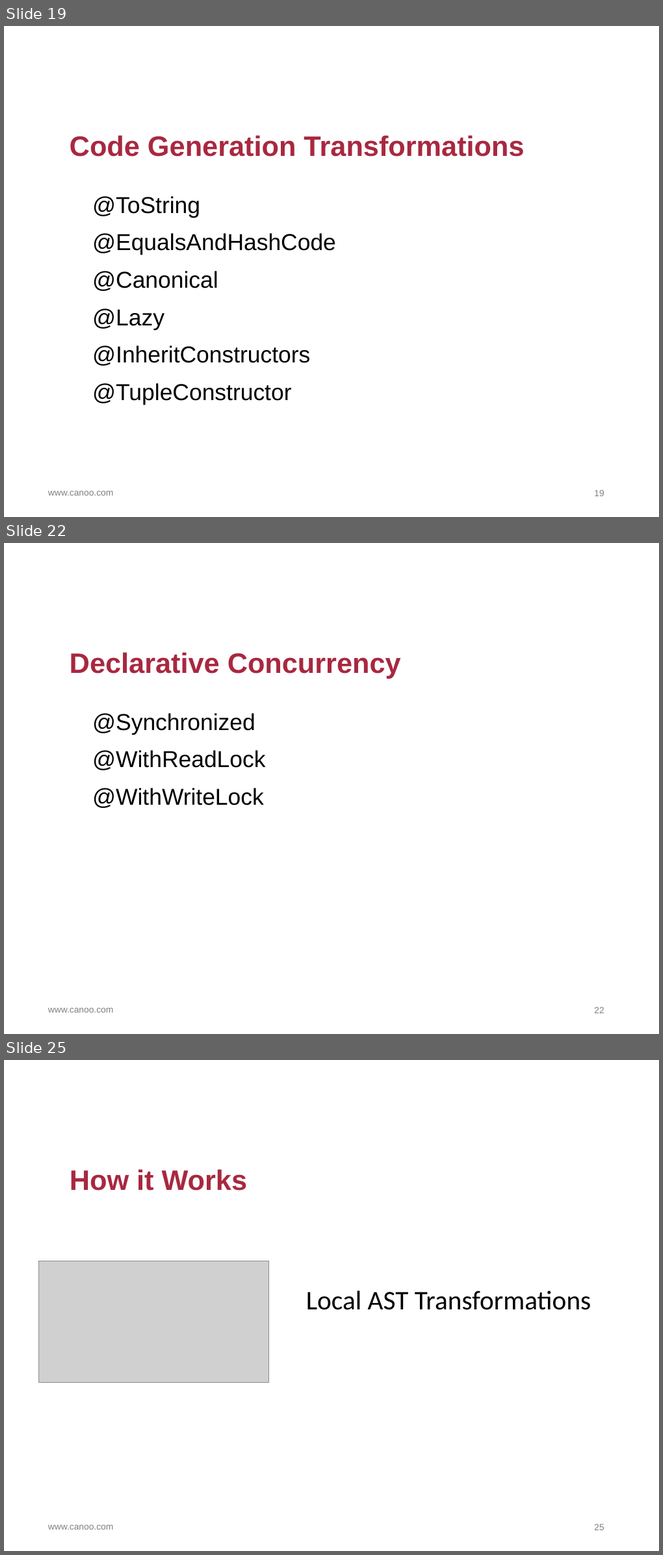
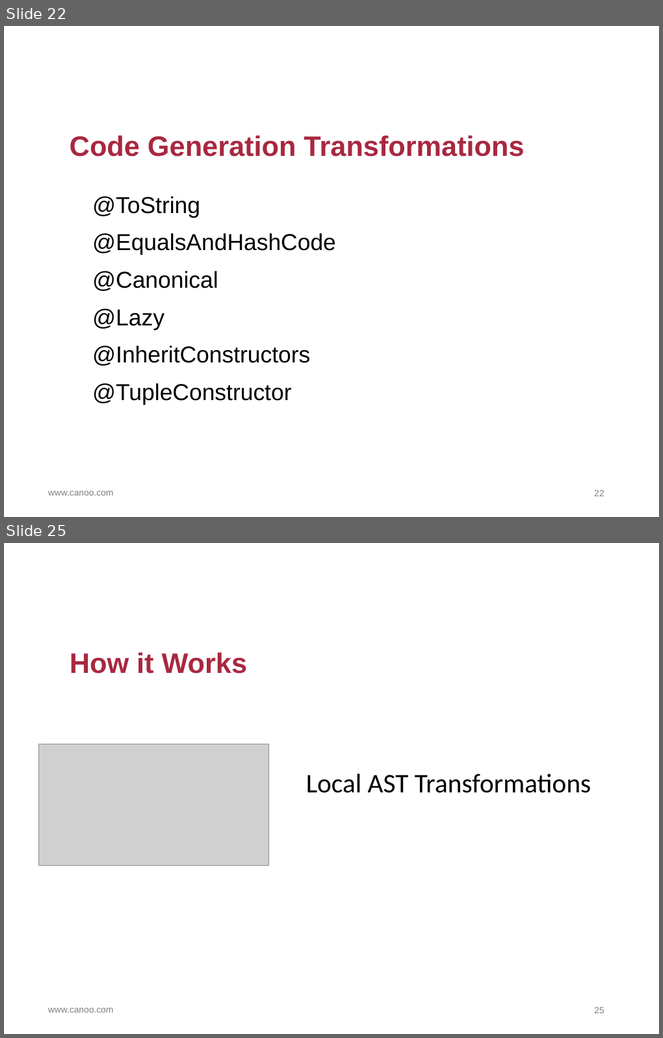
Before and after one commit to HamletDRC/presentations, a slide deck: asttransformations/AstTransformations.odp. Shown one above the other, each under a label of ours: slides 19, 22 and 25 before the commit, slides 22 and 25 after it; the slides between them are not shown. The pictures are 663x1555 and 663x1038 pixels, drawn with LibreOffice and Linux fonts; fonts in the diff are those of the drawing; grey boxes stand for pictures; background and template pictures are left out. Boxes give left, top, right and bottom in pixels: in the first picture for what was removed or moved away, otherwise in the second. Text is boxed around its words. In the diff, an @@ line names an element or a change of style, - is before the commit and + after.

```diff
--- a/asttransformations/AstTransformations.odp
+++ b/asttransformations/AstTransformations.odp
@@ slide 22 removed at <box>4,543,659,1034</box>, background #FFFFFF; not listed: 1 template element that a slide beside it also shows @@
@@ title removed at <box>70,652,401,678</box> @@
-Declarative Concurrency
@@ text removed at <box>92,713,265,808</box> @@
-@Synchronized
-@WithReadLock
-@WithWriteLock
@@ page number removed at <box>594,1007,604,1014</box> @@
-22
@@ what was slide 19 is now slide 22 @@
@@ page number at <box>594,490,604,497</box>: text changed @@
-19
+22
```
Also in this commit, not shown: 5 slides changed, 15 slides added, 5 other slides removed, 10 other files.
